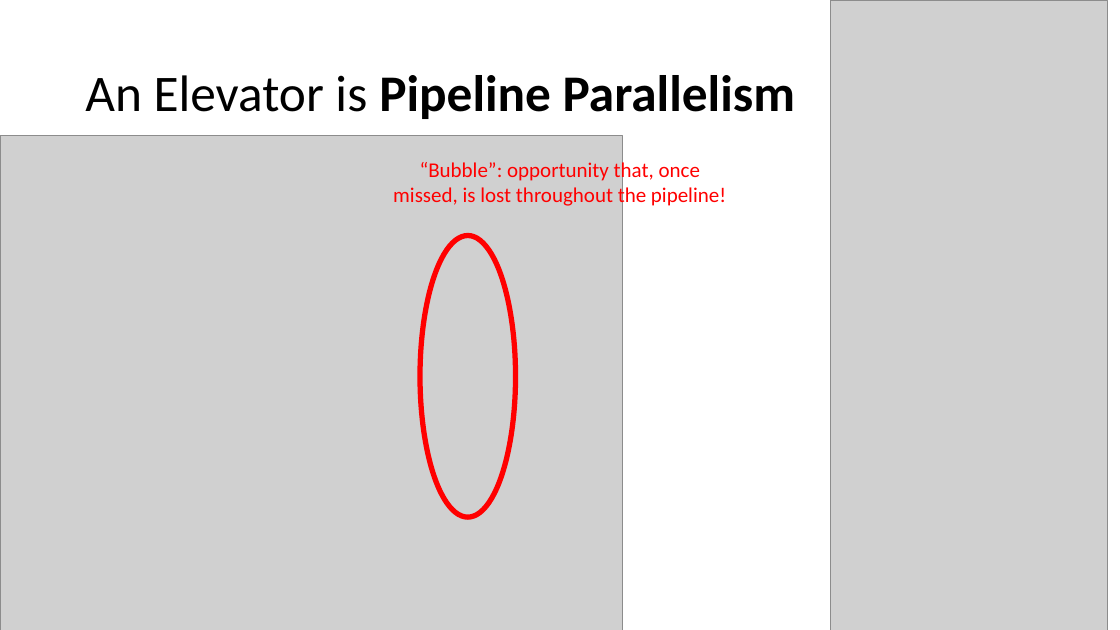
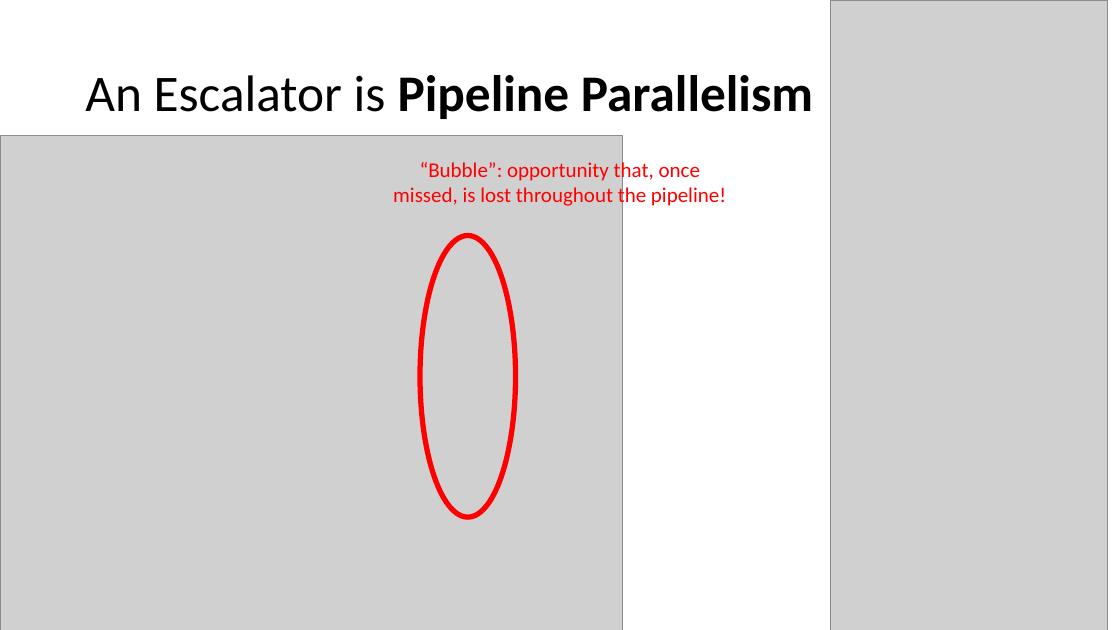
Before and after one commit to morgan3d/advanced-ray-tracing-course, a slide deck: slide 12 of parallel-path-tracing.pptx. Drawn at 1120x630 pixels with LibreOffice and Linux fonts; fonts in the diff are those of the drawing; grey boxes stand for pictures. Boxes give left, top, right and bottom in pixels: in the first picture for what was removed or moved away, otherwise in the second. Text is boxed around its words. In the diff, an @@ line names an element or a change of style, - is before the commit and + after.

```diff
--- a/parallel-path-tracing.pptx
+++ b/parallel-path-tracing.pptx
@@ title at (x1=85, y1=75, x2=813, y2=119): text changed @@
-An Elevator is Pipeline Parallelism
+An Escalator is Pipeline Parallelism
```
Also in this commit, not shown: 4 other slides changed, 2 other files.
